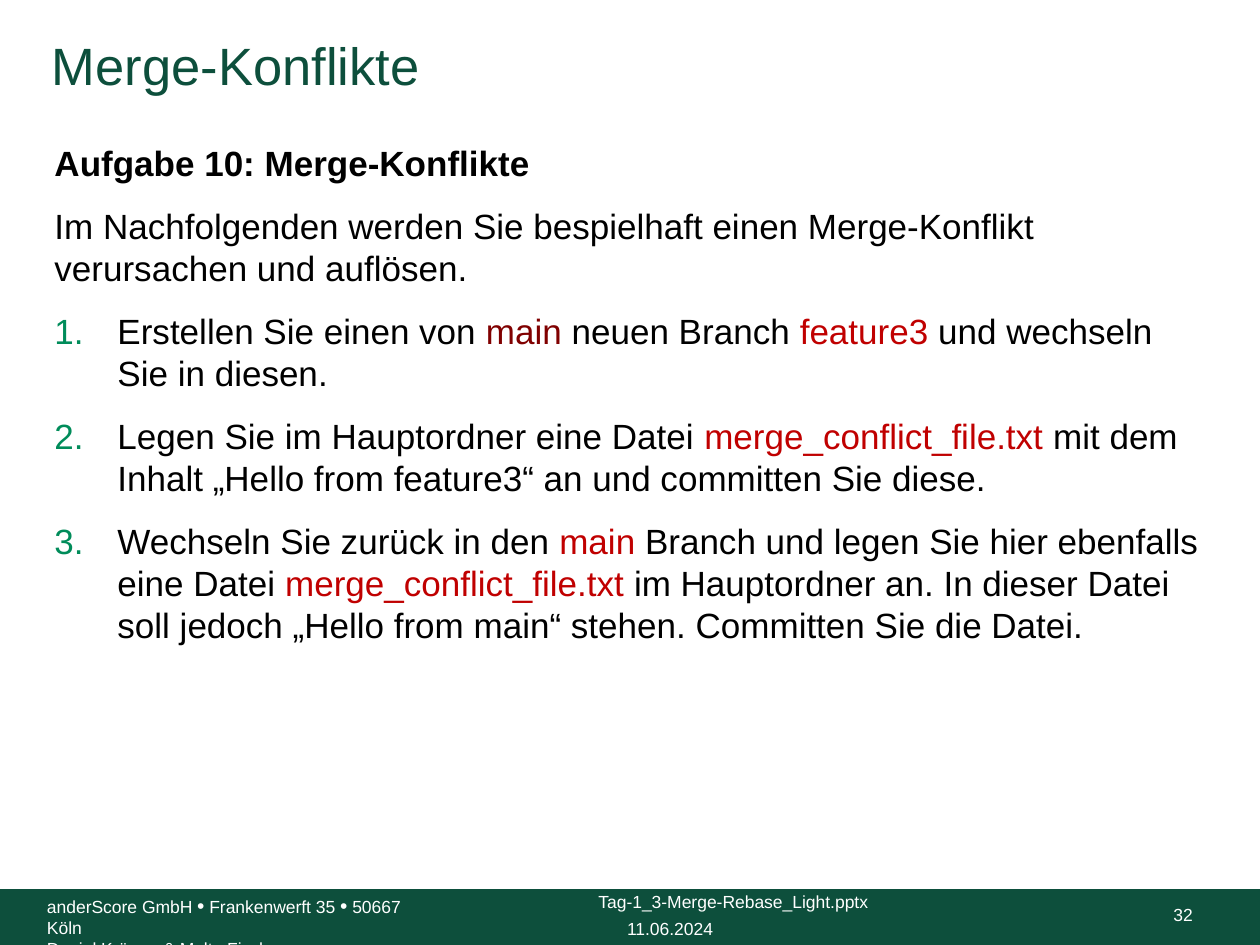
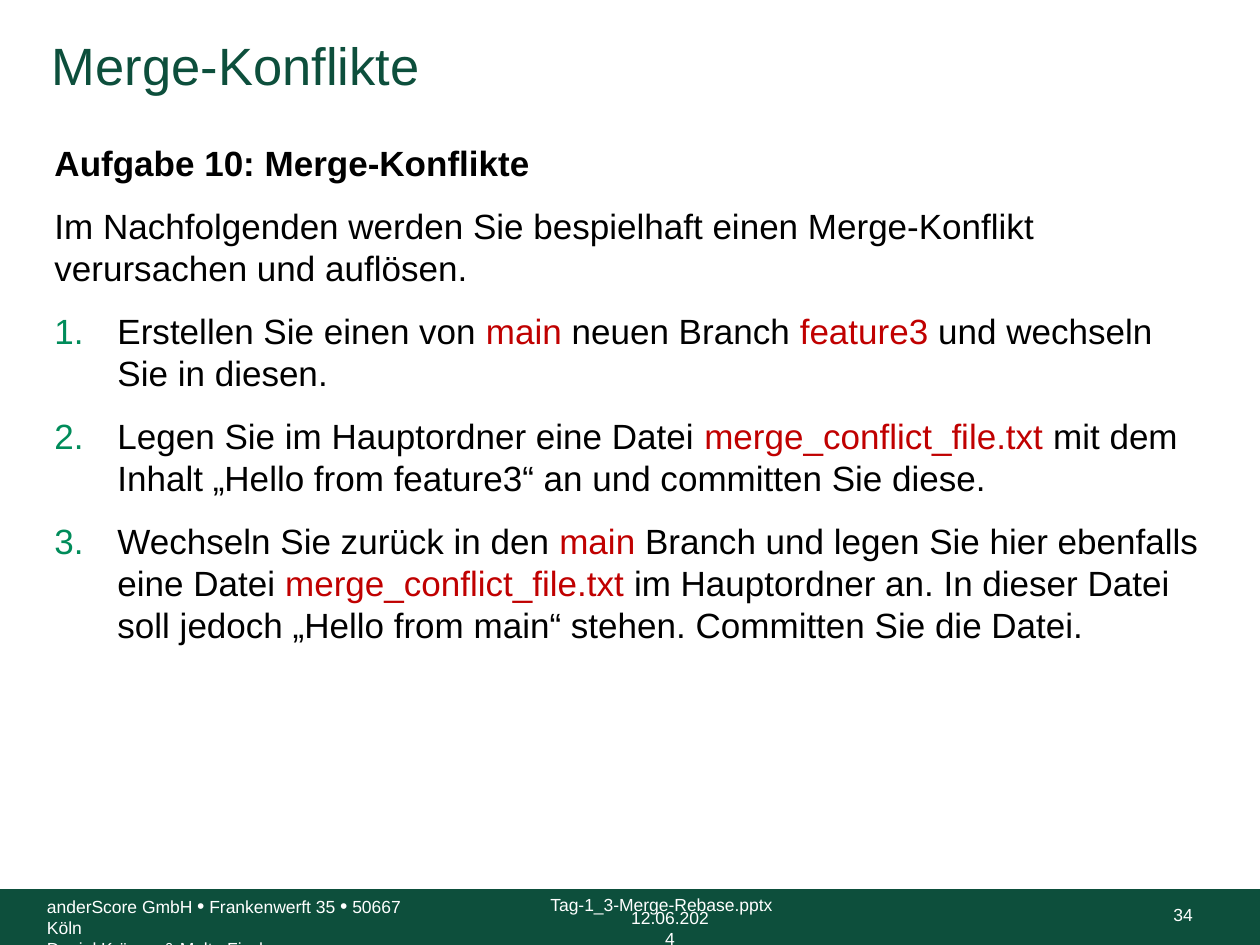
Before and after one commit to anderscore-gmbh/gitlab, a slide deck: slide 34 of slides/Tag-1_3-Merge-Rebase.pptx (slide 32 before the commit). Drawn at 1260x945 pixels with LibreOffice and Linux fonts; fonts in the diff are those of the drawing; background and template pictures are left out. Boxes give left, top, right and bottom in pixels: in the first picture for what was removed or moved away, otherwise in the second. Text is boxed around its words. In the diff, an @@ line names an element or a change of style, - is before the commit and + after.

```diff
--- a/slides/Tag-1_3-Merge-Rebase.pptx
+++ b/slides/Tag-1_3-Merge-Rebase.pptx
@@ text at bbox=[117, 318, 1152, 387]: text colour #800000 to #C00000 in "main" @@
@@ text at bbox=[550, 898, 772, 915]: text changed @@
-Tag-1_3-Merge-Rebase_Light.pptx
+Tag-1_3-Merge-Rebase.pptx
@@ text at bbox=[631, 911, 709, 924]: text changed @@
-11.06.2024
+12.06.2024
@@ page number at bbox=[1173, 909, 1192, 921]: text changed @@
-32
+34
```
Also in this commit, not shown: 104 other slides changed, 13 slides added, 5 other files.
